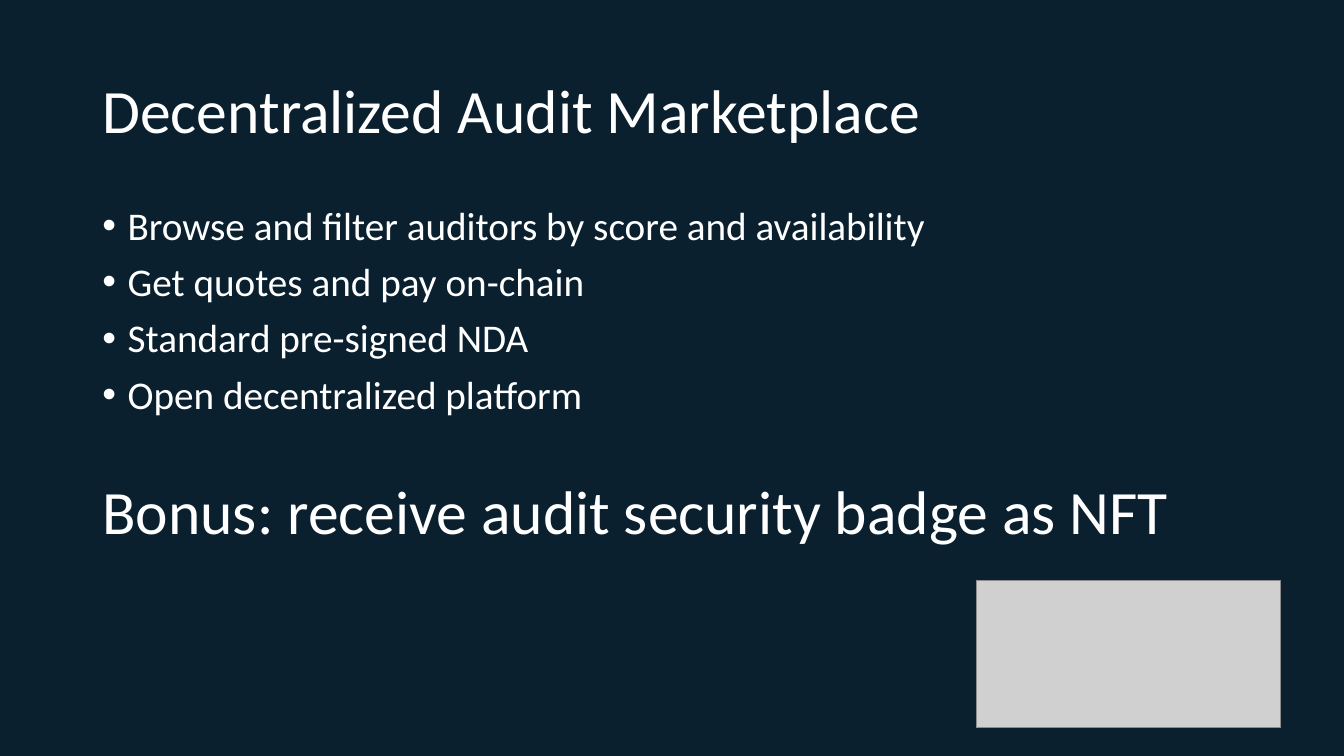
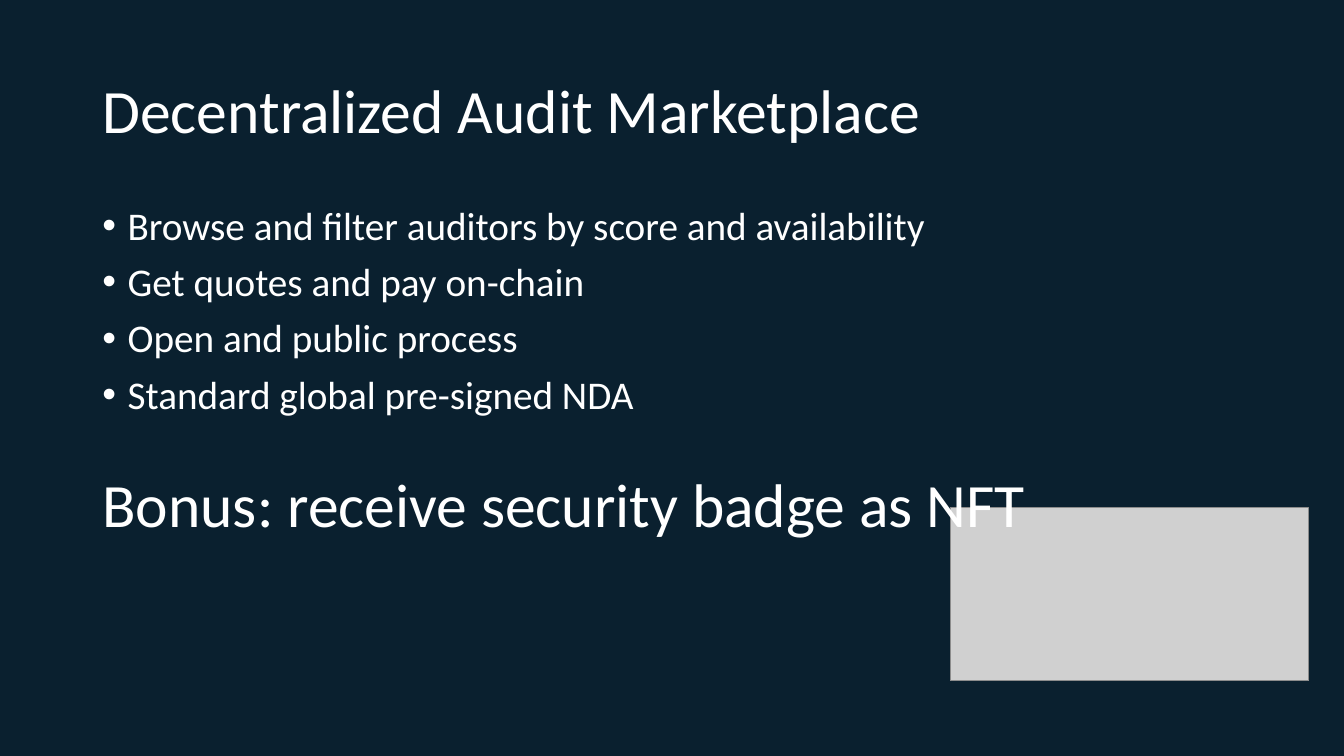
Before and after one commit to sgraphics/0xleague, a slide deck: slide 3 of Static/ProblemDescription.pptx. Drawn at 1344x756 pixels with LibreOffice and Linux fonts; fonts in the diff are those of the drawing; grey boxes stand for pictures. Boxes give left, top, right and bottom in pixels: in the first picture for what was removed or moved away, otherwise in the second. Text is boxed around its words. In the diff, an @@ line names an element or a change of style, - is before the commit and + after.

```diff
--- a/Static/ProblemDescription.pptx
+++ b/Static/ProblemDescription.pptx
@@ text at bbox=[128, 324, 633, 416]: text changed @@
-• Standard pre-signed NDA
-• Open decentralized platform
+• Open and public process
+• Standard global pre-signed NDA
@@ text at bbox=[102, 476, 1025, 542]: text changed @@
-Bonus: receive audit security badge as NFT
+Bonus: receive security badge as NFT
@@ picture: place and size @@
-picture at bbox=[976, 581, 1280, 728]
+picture at bbox=[951, 508, 1310, 682]
```
Also in this commit, not shown: 1 other slide changed, 3 slides added, 1 other file.
